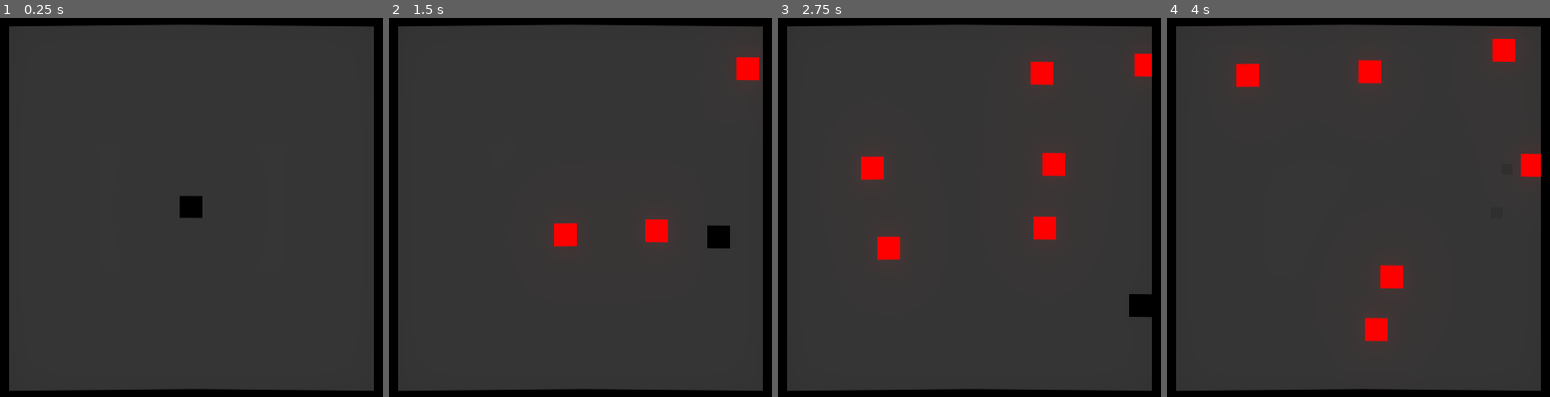
Above: before the commit, frames 1-4 (left to right).
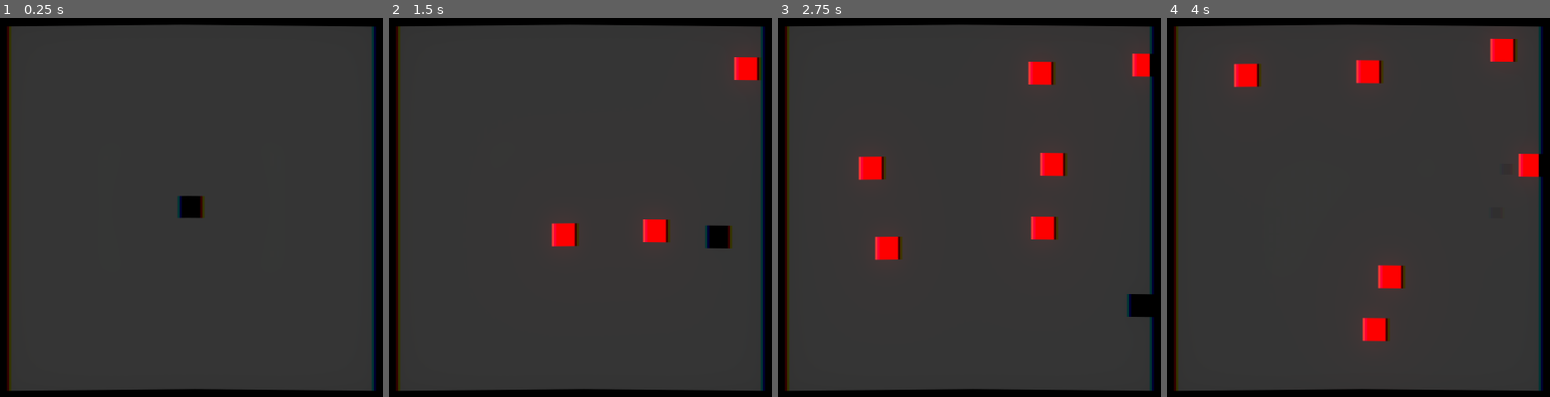
Above: after the commit, the same moments.

Repository: mariothedog/Dodge-and-Explode-
Game: Godot game, scene res://Levels/Endless Level.tscn
The game is run twice, just before and just after one commit, with the same random seed, the same clock (stepped at 60 frames per second) and the same inputs. The engine's default icon, where the game draws it, is replaced by a stand-in: a white triangle on a blue panel in a dark square.
Inputs:
- Up to frame 1 (0.25 s): no input
- Up to frame 2 (1.5 s): hold D (move_right) 0.53-1.28 s; hold S (move_down) from 1.28 s (still down)
- Up to frame 3 (2.75 s): release S (move_down) at 2.03 s; hold D (move_right) from 2.03 s (still down)
- Up to frame 4 (4 s): release D (move_right) at 2.78 s; hold W (move_up) 2.78-3.53 s; hold A (move_left) from 3.53 s (still down)

The runs differ from the first frame. In frame 1, 1.9% of the frame differs, in the area x 1-99%, y 2-99%; in frame 2, 2.4%; in frame 3, 2.6%; in frame 4, 2.6%.

Commit message:
Improved the visual effect.
There is now chromatic aberration even when slow motion is disabled but it increases when slow motion is enabled. I also changed the formula for calculating the chromatic amount.

Diff:
--- a/Levels/Endless Level.gd
+++ b/Levels/Endless Level.gd
@@ -46,13 +46,16 @@
 	$"Visual Effect".material.set_shader_param("slow_mo", false)
 
 func _process(_delta):
+	# When the time scale is 0.1 the chromatic_amount will be 0.5.
+	# When the time_scale is 1 the chromatic_amount will be 0.3.
+	var chromatic_amount = -2.0/9.0 * Engine.time_scale + 47.0/90.0
+	$"Visual Effect".material.set_shader_param("chromatic_amount", chromatic_amount)
+
 	if $Player.slow_mo_enabled:
-		# When the time scale is 0.1 the blur_amount/chromatic_amount will be 0.5.
-		# When the time_scale is 1 the blur_amount/chromatic_amount will be 0.
-		var amount = -5.0/9.0 * Engine.time_scale + 5.0/9.0
-		$"Visual Effect".material.set_shader_param("blur_amount", amount)
-
-		$"Visual Effect".material.set_shader_param("chromatic_amount", amount)
+		# When the time scale is 0.1 the blur_amount will be 0.5.
+		# When the time_scale is 1 the blur_amount will be 0.
+		var blur_amount = -5.0/9.0 * Engine.time_scale + 5.0/9.0
+		$"Visual Effect".material.set_shader_param("blur_amount", blur_amount)
 
 		# When the time_scale is 1 the darkness_multi will also be 1.
 		# When the time_scale is 0.1 the darkness_multi will be 0.8.
--- a/Levels/Endless Level.tscn
+++ b/Levels/Endless Level.tscn
@@ -63,15 +63,18 @@
 	if (slow_mo) {
 		// Blur
 		color = textureLod(SCREEN_TEXTURE, SCREEN_UV + bend_offset, blur_amount);
+	}
 
-		// Chromatic Aberration
-		float adjusted_amount = chromatic_amount / 100.0;
-		color.r = texture(SCREEN_TEXTURE, vec2(SCREEN_UV.x + adjusted_amount, SCREEN_UV.y) + bend_offset).r;
-		color.b = texture(SCREEN_TEXTURE, vec2(SCREEN_UV.x - adjusted_amount, SCREEN_UV.y) + bend_offset).b;
+	// Chromatic Aberration
+	float adjusted_amount = chromatic_amount / 100.0;
+	color.r = texture(SCREEN_TEXTURE, vec2(SCREEN_UV.x + adjusted_amount, SCREEN_UV.y) + bend_offset).r;
+	color.b = texture(SCREEN_TEXTURE, vec2(SCREEN_UV.x - adjusted_amount, SCREEN_UV.y) + bend_offset).b;
 
+	if (slow_mo) {
 		// Darken the screen
 		color.rgb *= darkness_multi;
 	}
+
 	COLOR = color;
 }"
 
